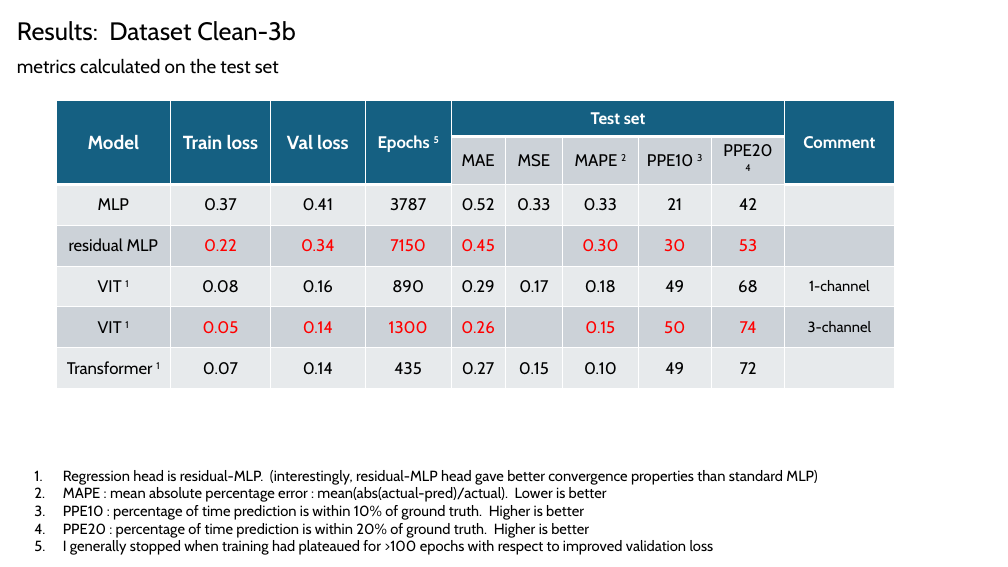
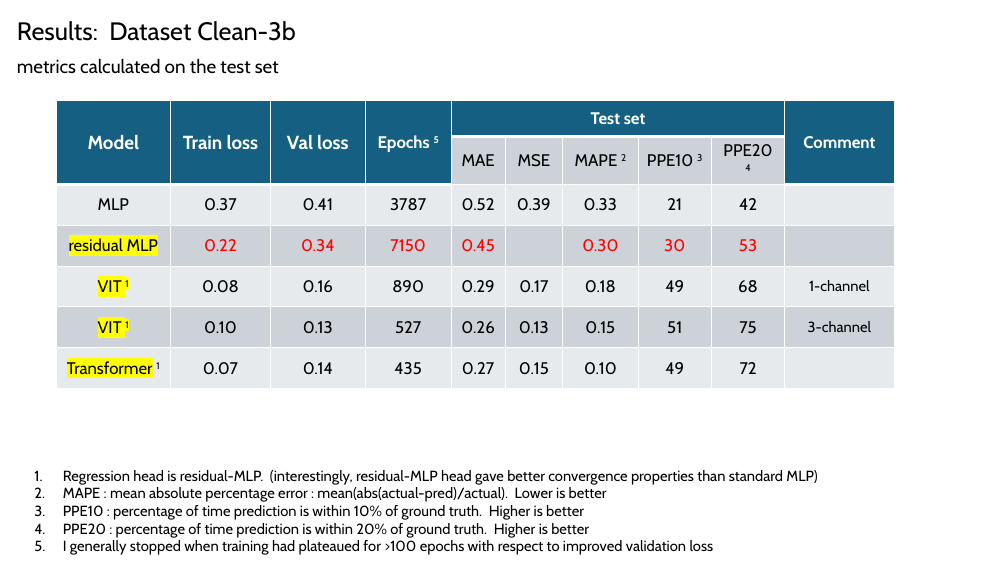
Before and after one commit to planaria158/BERT-antibody-antigen-binding-energy, a slide deck: slide 11 of Homework-aAlphaBio.pptx. Drawn at 1008x567 pixels with LibreOffice and Linux fonts; fonts in the diff are those of the drawing. Boxes give left, top, right and bottom in pixels: in the first picture for what was removed or moved away, otherwise in the second. Text is boxed around its words. In the diff, an @@ line names an element or a change of style, - is before the commit and + after.

```diff
--- a/Homework-aAlphaBio.pptx
+++ b/Homework-aAlphaBio.pptx
@@ table at bbox=[56, 101, 894, 380] @@
-row 3, column 6: 0.33
+row 3, column 6: 0.39
-row 6: VIT 1 | 0.05 | 0.14 | 1300 | 0.26 |  | 0.15 | 50 | 74 | 3-channel
+row 6: VIT 1 | 0.10 | 0.13 | 527 | 0.26 | 0.13 | 0.15 | 51 | 75 | 3-channel
@@ highlight none to #FFFF00 in "residual MLP", "VIT 1", "VIT 1", "Transformer" @@
@@ text colour #FF0000 to #000000 in "0.26", "0.15" @@
```
Also in this commit, not shown: 2 other slides changed, 1 other file.
